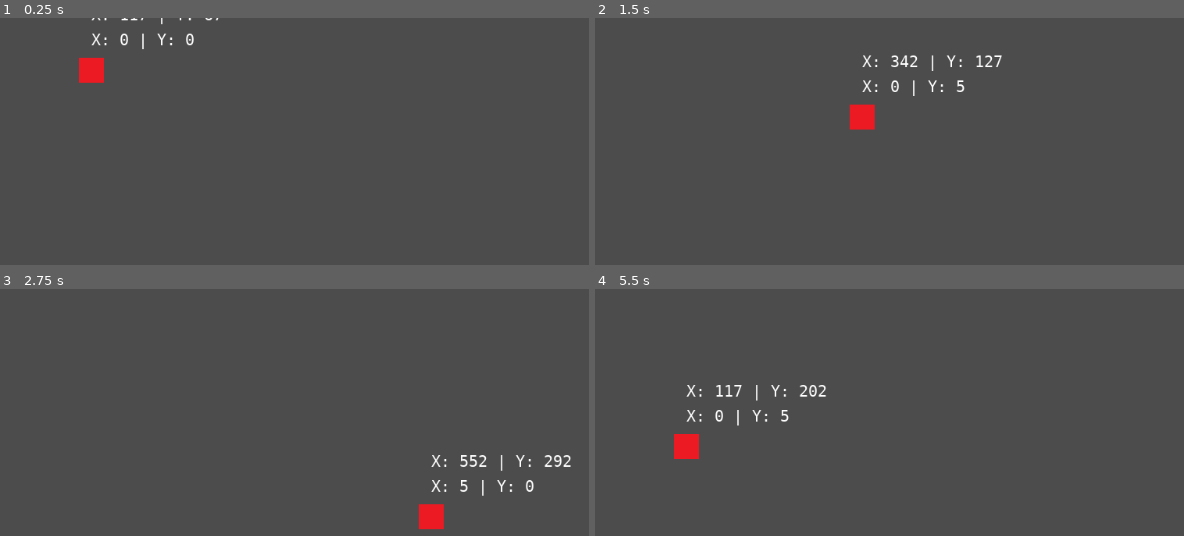
Above: before the commit, frames 1-4 (two rows, left to right).
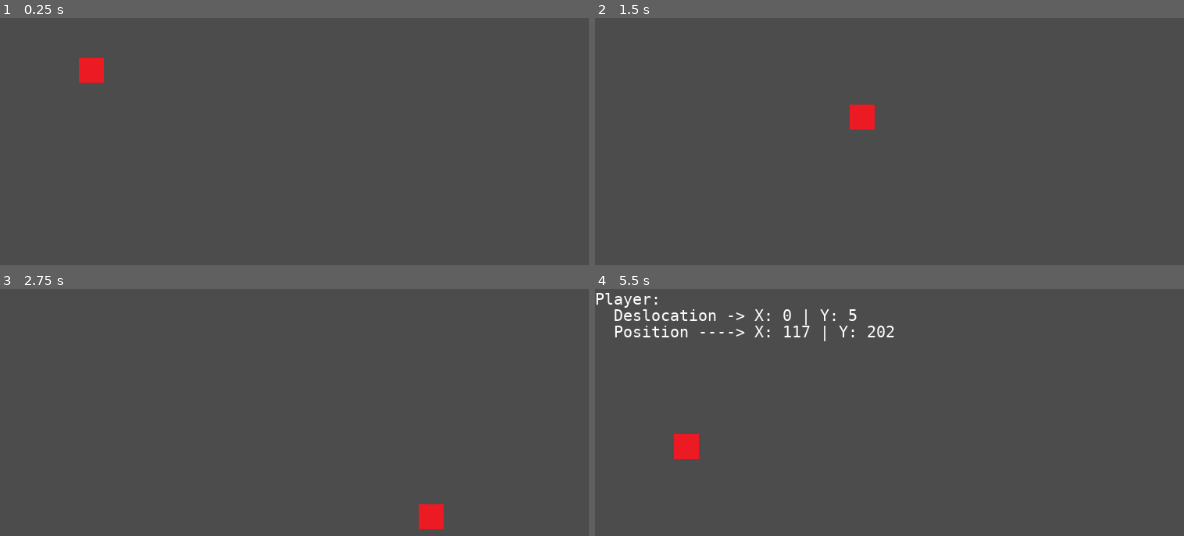
Above: after the commit, the same moments.

Repository: Ellyzeul/godot_first_game
Game: Godot game, scene res://World.tscn
Two runs of this game, one before a commit and one after it. Both use one fixed random seed, a clock stepped at 60 frames per second and the inputs below.
Inputs:
- Up to frame 1 (0.25 s): no input
- Up to frame 2 (1.5 s): tap Enter at 0.5 s; hold Right (right) 0.53-1.28 s; hold Down (down) from 1.28 s (still down)
- Up to frame 3 (2.75 s): release Down (down) at 2.03 s; hold Right (right) from 2.03 s (still down)
- Up to frame 4 (5.5 s): release Right (right) at 2.78 s; hold Up (up) 2.78-3.53 s; hold Left (left) 3.53-5.03 s; tap F3 (debug, bound only after the commit) at 4.15 s; hold Down (down) from 5.03 s (still down)

The runs differ from the first frame. In frame 1, 0.3% of the frame differs, in the area x 15-38%, y 0-13%; in frame 2, 0.5%; in frame 3, 0.5%; in frame 4, 2.0%, in the area x 0-51%, y 1-56%.

Commit message:
feat: toogle debug

Diff:
--- /dev/null
+++ b/World.gd
@@ -0,0 +1,38 @@
+extends Node2D
+
+
+var player
+var font
+var debug
+
+func _ready():
+	player = self.get_child(0)
+
+	font = DynamicFont.new()
+	font.font_data = load("res://fonts/debug.ttf")
+	font.size = 20
+
+	debug = false
+
+func _process(delta):
+	debug = !debug if Input.is_action_just_pressed("debug") else debug
+	update()
+
+func _draw():
+	if !debug: return
+
+	draw_string(
+		font,
+		Vector2(0,20),
+		"Player:"
+	)
+	draw_string(
+		font,
+		Vector2(0,41),
+		"  Deslocation -> X: "+str(player.velocity.x)+" | Y: "+str(player.velocity.y)
+	)
+	draw_string(
+		font,
+		Vector2(0,62),
+		"  Position ----> X: "+str(player.position.x)+" | Y: "+str(player.position.y)
+	)
--- a/World.tscn
+++ b/World.tscn
@@ -1,9 +1,11 @@
-[gd_scene load_steps=3 format=2]
+[gd_scene load_steps=4 format=2]
 
 [ext_resource path="res://characters/player/player.png" type="Texture" id=1]
 [ext_resource path="res://characters/player/Player.gd" type="Script" id=2]
+[ext_resource path="res://World.gd" type="Script" id=3]
 
 [node name="World" type="Node2D"]
+script = ExtResource( 3 )
 
 [node name="Player" type="Sprite" parent="."]
 position = Vector2( 117, 67 )
--- a/characters/player/Player.gd
+++ b/characters/player/Player.gd
@@ -3,21 +3,11 @@
 const Player = preload("res://scripts/lib_player.gd")
 var speed
 var velocity
-var font
 
 func _ready():
 	speed = 5
 	velocity = Vector2()
 
-	font = DynamicFont.new()
-	font.font_data = load("res://fonts/debug.ttf")
-	font.size = 20
-
 func _process(delta):
 	velocity = Player.get_velocity(speed)
 	position = Player.set_position(position, velocity)
-	update()
-
-func _draw():
-	draw_string(font, Vector2(0, -32), "X: "+str(velocity.x)+" | Y: "+str(velocity.y))
-	draw_string(font, Vector2(0,-64), "X: "+str(position.x)+" | Y: "+str(position.y))
--- a/project.godot
+++ b/project.godot
@@ -40,6 +40,11 @@
 , Object(InputEventKey,"resource_local_to_scene":false,"resource_name":"","device":0,"alt":false,"shift":false,"control":false,"meta":false,"command":false,"pressed":false,"scancode":0,"physical_scancode":83,"unicode":0,"echo":false,"script":null)
  ]
 }
+debug={
+"deadzone": 0.5,
+"events": [ Object(InputEventKey,"resource_local_to_scene":false,"resource_name":"","device":0,"alt":false,"shift":false,"control":false,"meta":false,"command":false,"pressed":false,"scancode":0,"physical_scancode":16777246,"unicode":0,"echo":false,"script":null)
+ ]
+}
 
 [physics]
 
